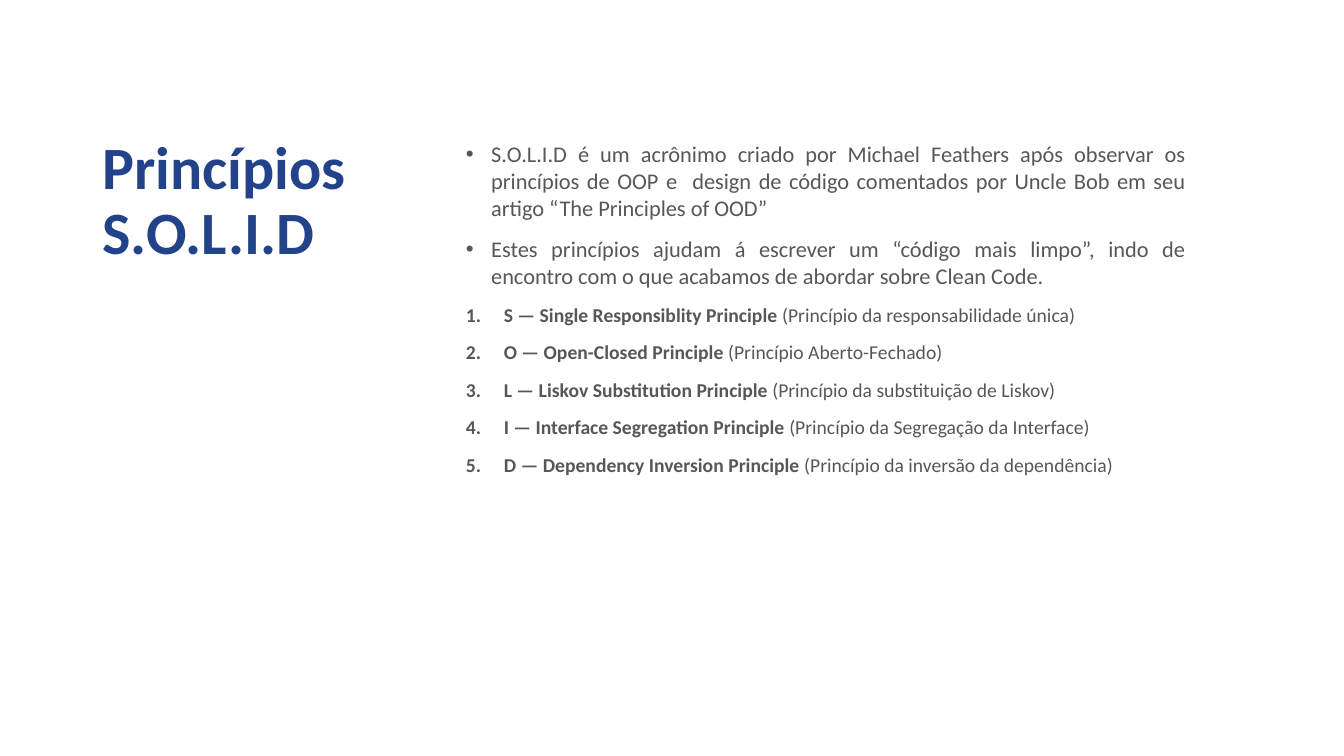
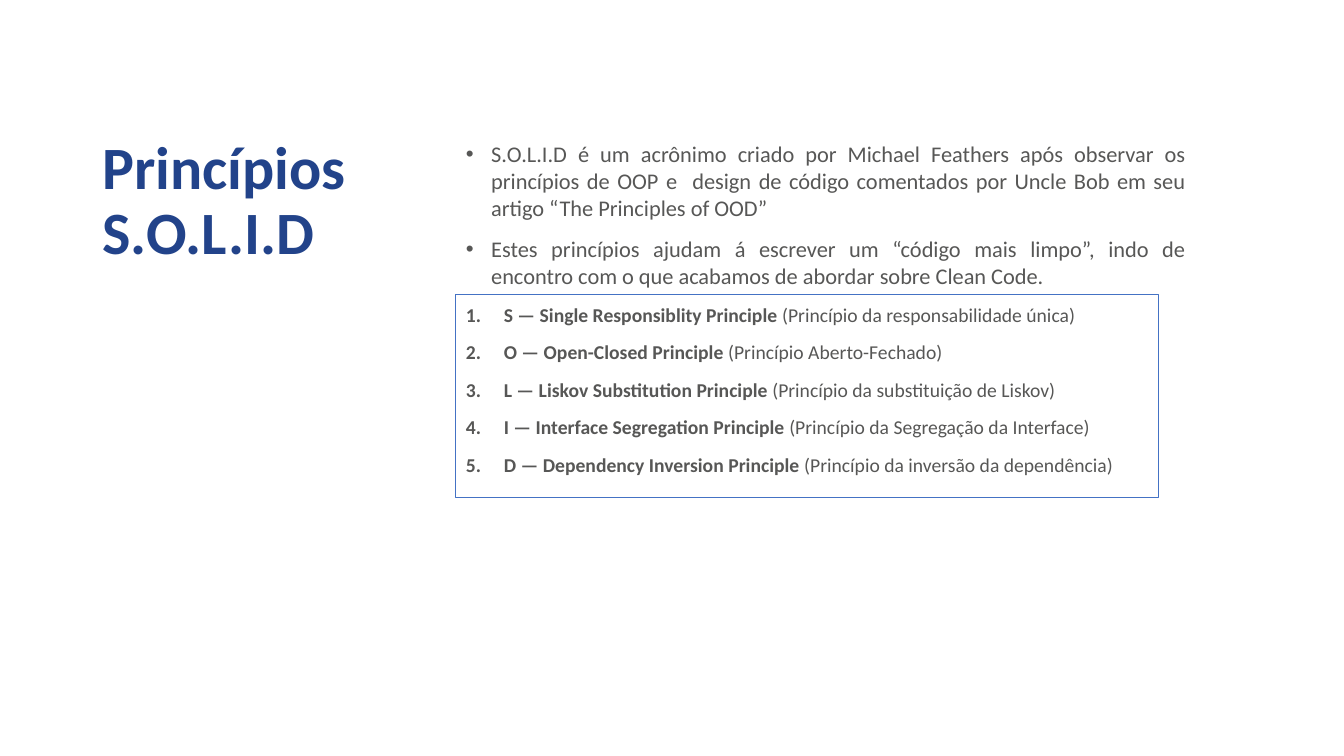
Before and after one commit to jcmdsbr/five-workshop-real-apps, a slide deck: slide 8 of docs/treinamento-estagiarios-five.pptx (slide 7 before the commit). Drawn at 1344x756 pixels with LibreOffice and Linux fonts; fonts in the diff are those of the drawing; background and template pictures are left out. Boxes give left, top, right and bottom in pixels: in the first picture for what was removed or moved away, otherwise in the second. Text is boxed around its words. In the diff, an @@ line names an element or a change of style, - is before the commit and + after.

```diff
--- a/docs/treinamento-estagiarios-five.pptx
+++ b/docs/treinamento-estagiarios-five.pptx
@@ rectangle added at [456,294,1158,497], outline #4472C4 0.75 pt @@
```
Also in this commit, not shown: 6 other slides changed, 5 slides added, 1 slide removed.
